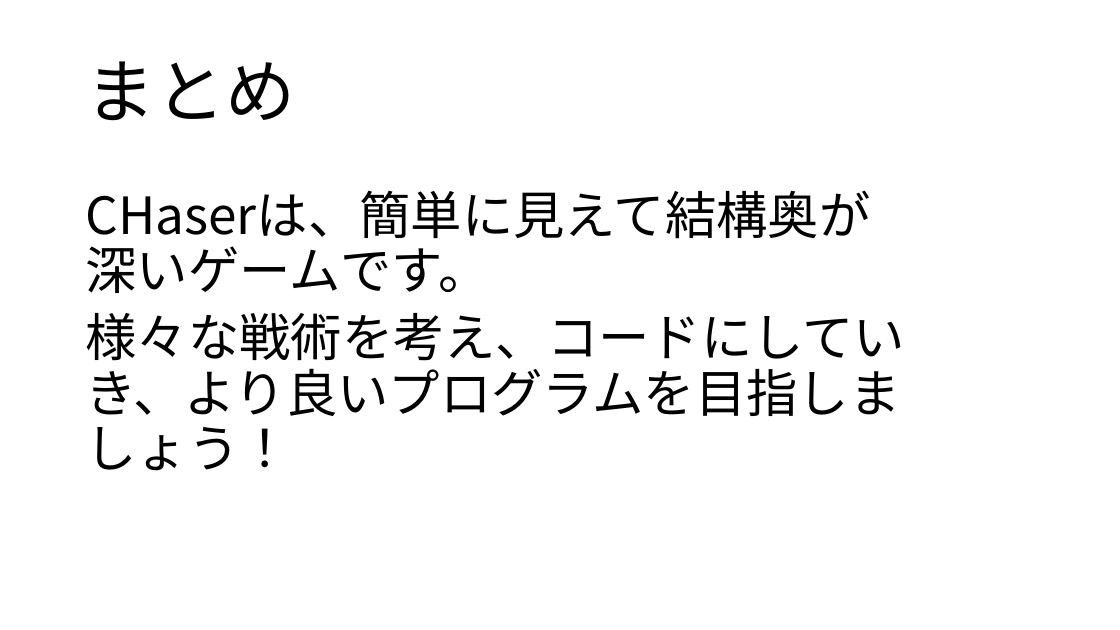
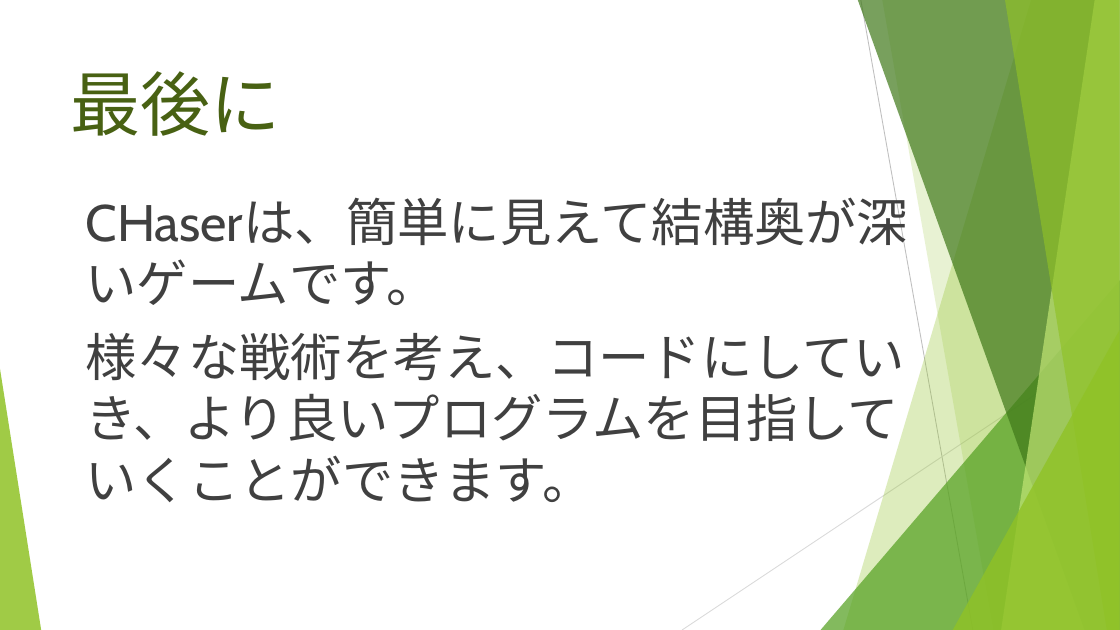
Before and after one commit to noko1024/ChaserDoc, a slide deck: slide 22 of New_U-16.pptx (slide 15 before the commit). Drawn at 1120x630 pixels with LibreOffice and Linux fonts; fonts in the diff are those of the drawing. Boxes give left, top, right and bottom in pixels: in the first picture for what was removed or moved away, otherwise in the second. Text is boxed around its words. In the diff, an @@ line names an element or a change of style, - is before the commit and + after.

```diff
--- a/New_U-16.pptx
+++ b/New_U-16.pptx
@@ title added at bbox=[71, 71, 281, 136], 60 pt, text #486113 @@
+最後に
@@ title removed at bbox=[85, 61, 295, 121] @@
-まとめ
@@ text at bbox=[85, 198, 908, 305]: font Noto Sans CJK JP to Cabin, text colour #000000 to #404040 in "CHaserは、簡単に見えて結構奥が深いゲームです。"; line spacing 0.9 to 1 @@
@@ text at bbox=[85, 333, 905, 502]: text changed; font Noto Sans CJK JP to Cabin; text colour #000000 to #404040 @@
-様々な戦術を考え、コードにしていき、より良いプログラムを目指しましょう！
+様々な戦術を考え、コードにしていき、より良いプログラムを目指していくことができます。
@@ group added at bbox=[0, 0, 1120, 630]: 5 freeform shapes, 3 triangles, 2 lines @@
```
Also in this commit, not shown: 15 other slides changed, 6 slides added.
